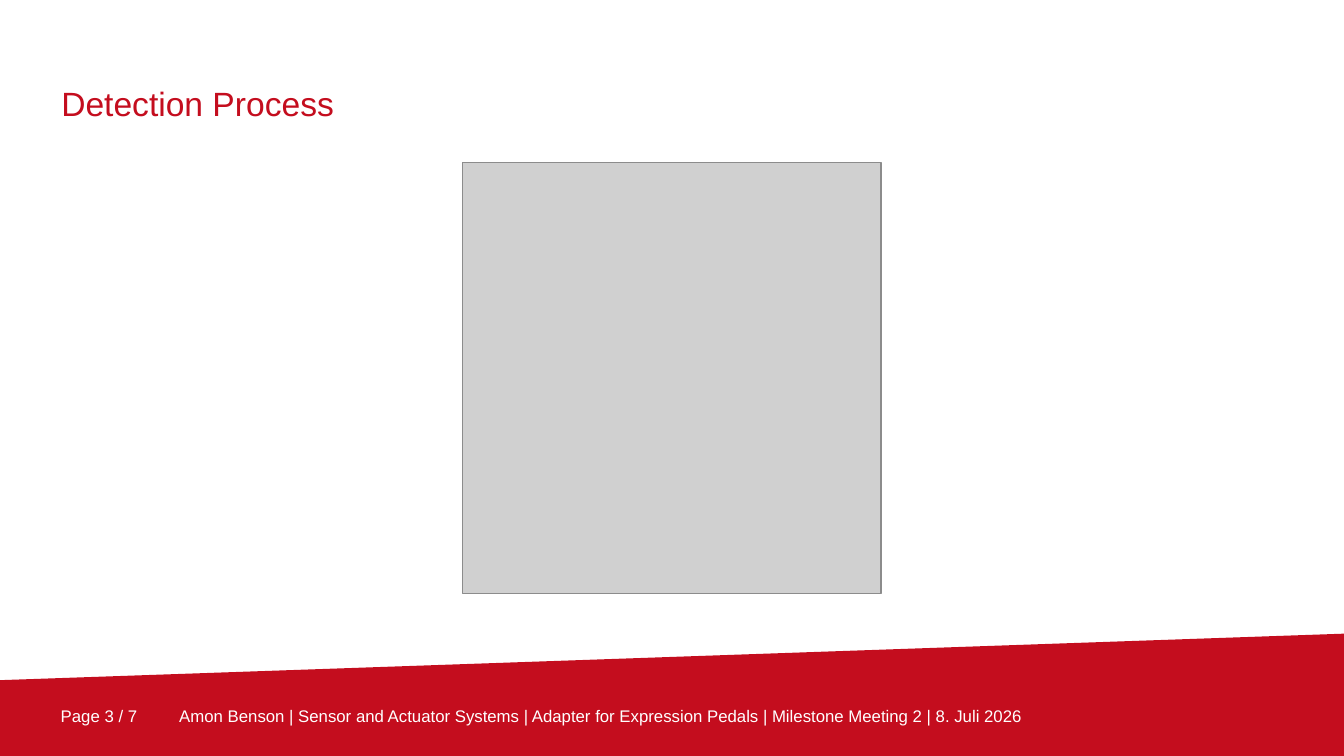
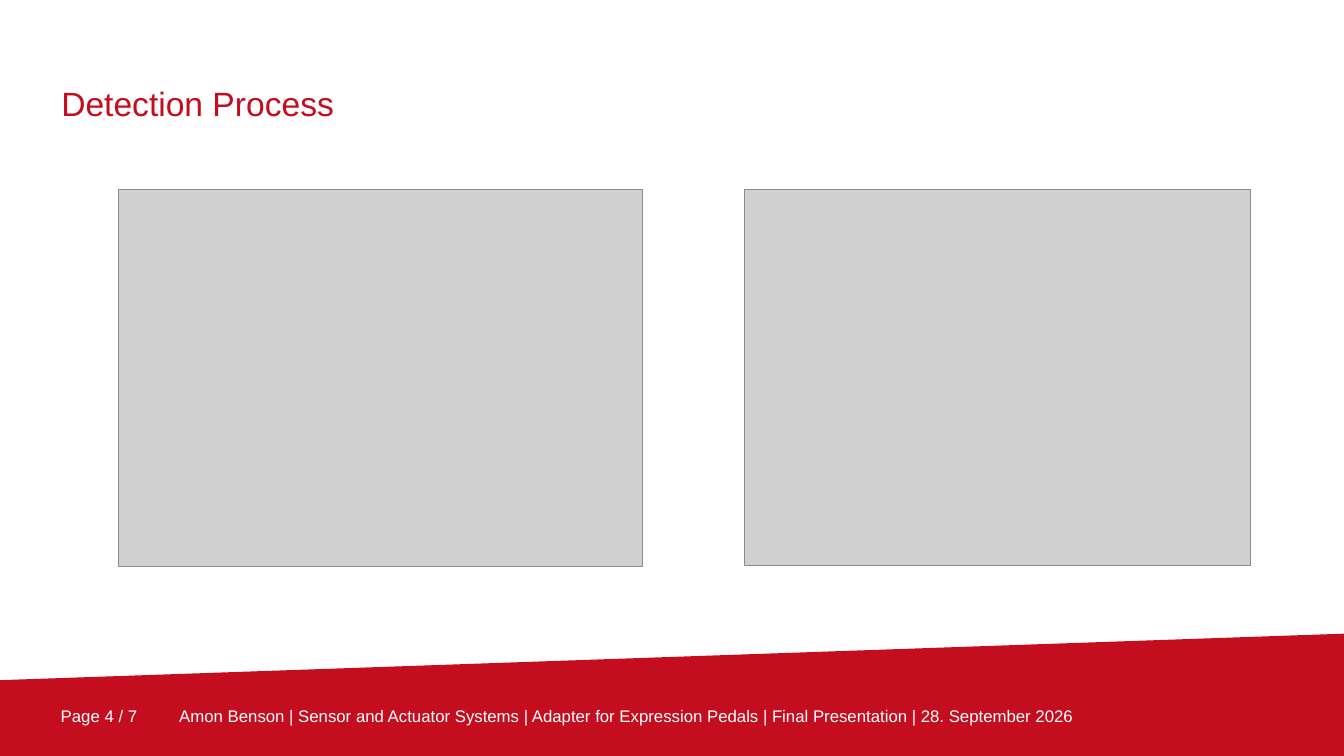
Before and after one commit to amonbenson/expad, a slide deck: slide 4 of presentations/Expression Controller Final.pptx (slide 3 before the commit). Drawn at 1344x756 pixels with LibreOffice and Linux fonts; fonts in the diff are those of the drawing; grey boxes stand for pictures; background and template pictures are left out. Boxes give left, top, right and bottom in pixels: in the first picture for what was removed or moved away, otherwise in the second. Text is boxed around its words. In the diff, an @@ line names an element or a change of style, - is before the commit and + after.

Commit message:
added web server and some bugfixes with specific Pedal models

```diff
--- a/presentations/Expression Controller Final.pptx
+++ b/presentations/Expression Controller Final.pptx
@@ picture removed at (463,163,881,594) @@
@@ picture added at (118,190,642,567) @@
@@ picture added at (744,190,1251,566) @@
@@ page number at (61,710,137,726): text changed @@
-Page 3 / 7
+Page 4 / 7
@@ text at (179,710,1072,726): text changed @@
-Amon Benson | Sensor and Actuator Systems | Adapter for Expression Pedals | Milestone Meeting 2 | 8. Juli 2026
+Amon Benson | Sensor and Actuator Systems | Adapter for Expression Pedals | Final Presentation | 28. September 2026
```
Also in this commit, not shown: 13 other slides changed, 1 slide added, 1 slide removed, 23 other files.
